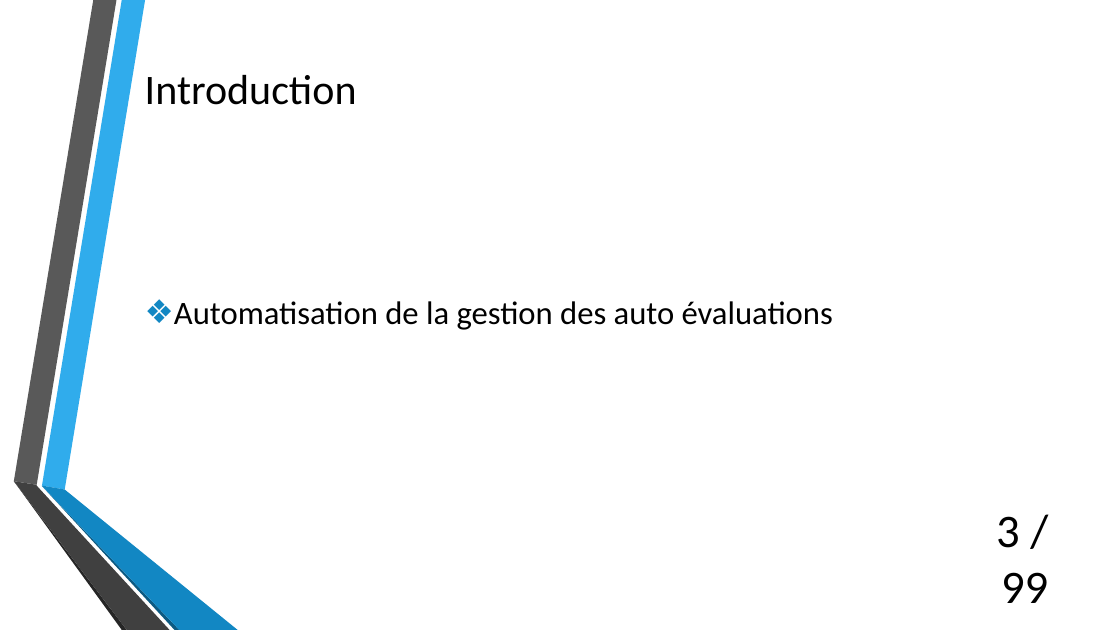
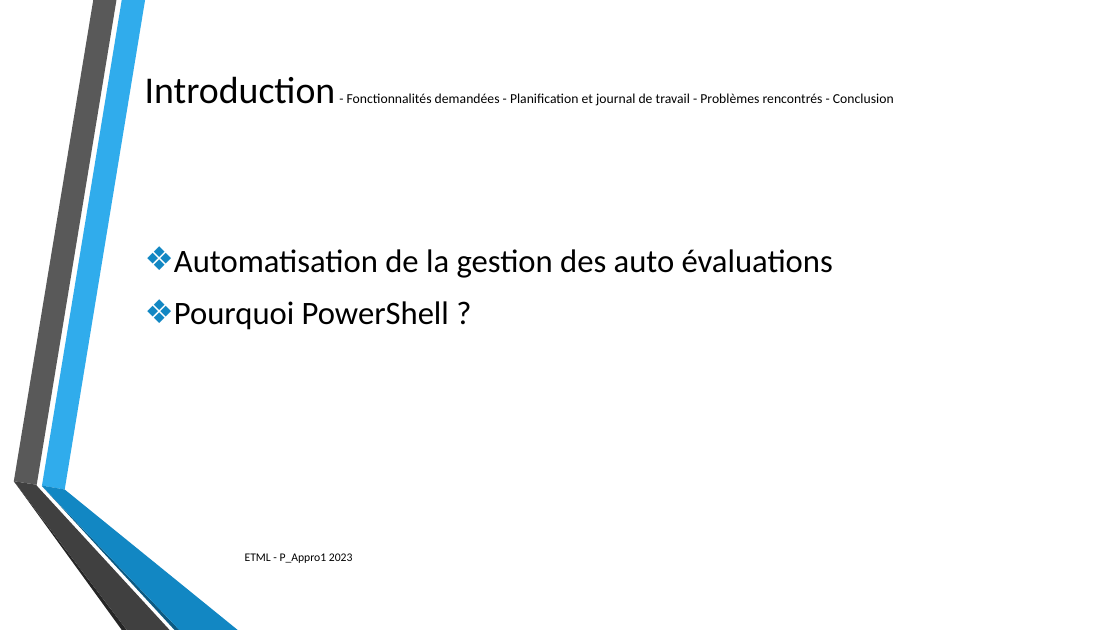
Before and after one commit to SylvainPhilipona/Recuperation-des-AutoEvaluations, a slide deck: slide 3 of CDC-rapport-jdt/Presentation/Presentation_philipona.pptx. Drawn at 1120x630 pixels with LibreOffice and Linux fonts; fonts in the diff are those of the drawing; background and template pictures are left out. Boxes give left, top, right and bottom in pixels: in the first picture for what was removed or moved away, otherwise in the second. Text is boxed around its words. In the diff, an @@ line names an element or a change of style, - is before the commit and + after.

```diff
--- a/CDC-rapport-jdt/Presentation/Presentation_philipona.pptx
+++ b/CDC-rapport-jdt/Presentation/Presentation_philipona.pptx
@@ title at [145,76,894,106]: text changed; size 36 to 11.7 pt @@
-Introduction
+Introduction - Fonctionnalités demandées - Planification et journal de travail - Problèmes rencontrés - Conclusion
@@ text at [174,301,449,330]: paragraph added @@
+❖ Pourquoi PowerShell ?
@@ page number removed at [996,516,1048,603] @@
-3 / 99
@@ text added at [245,553,353,563], 10 pt, text #000000 @@
+ETML - P_Appro1 2023
```
Also in this commit, not shown: 7 other slides changed, 1 slide added, 1 slide removed, 2 other files.
